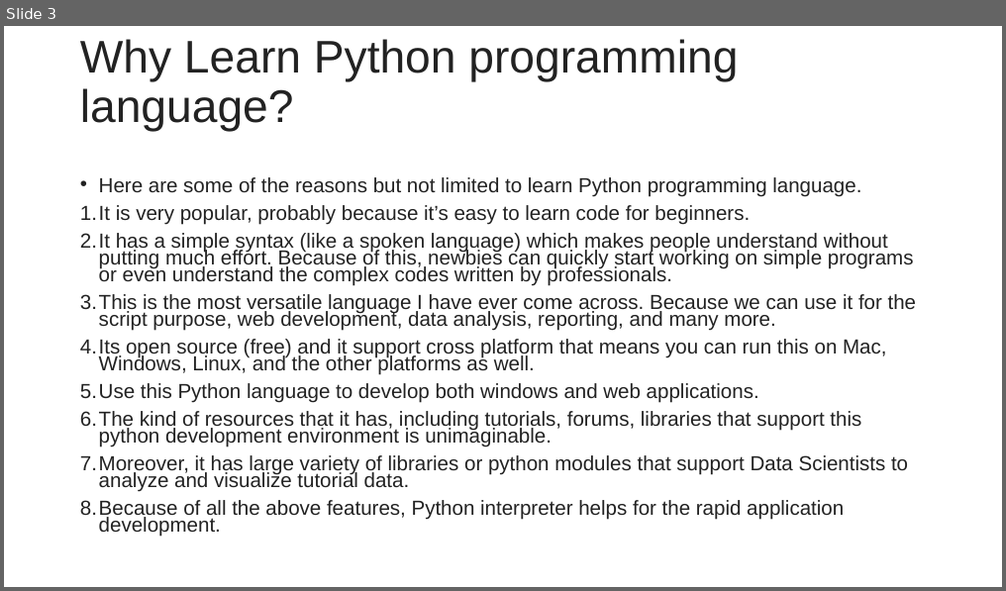
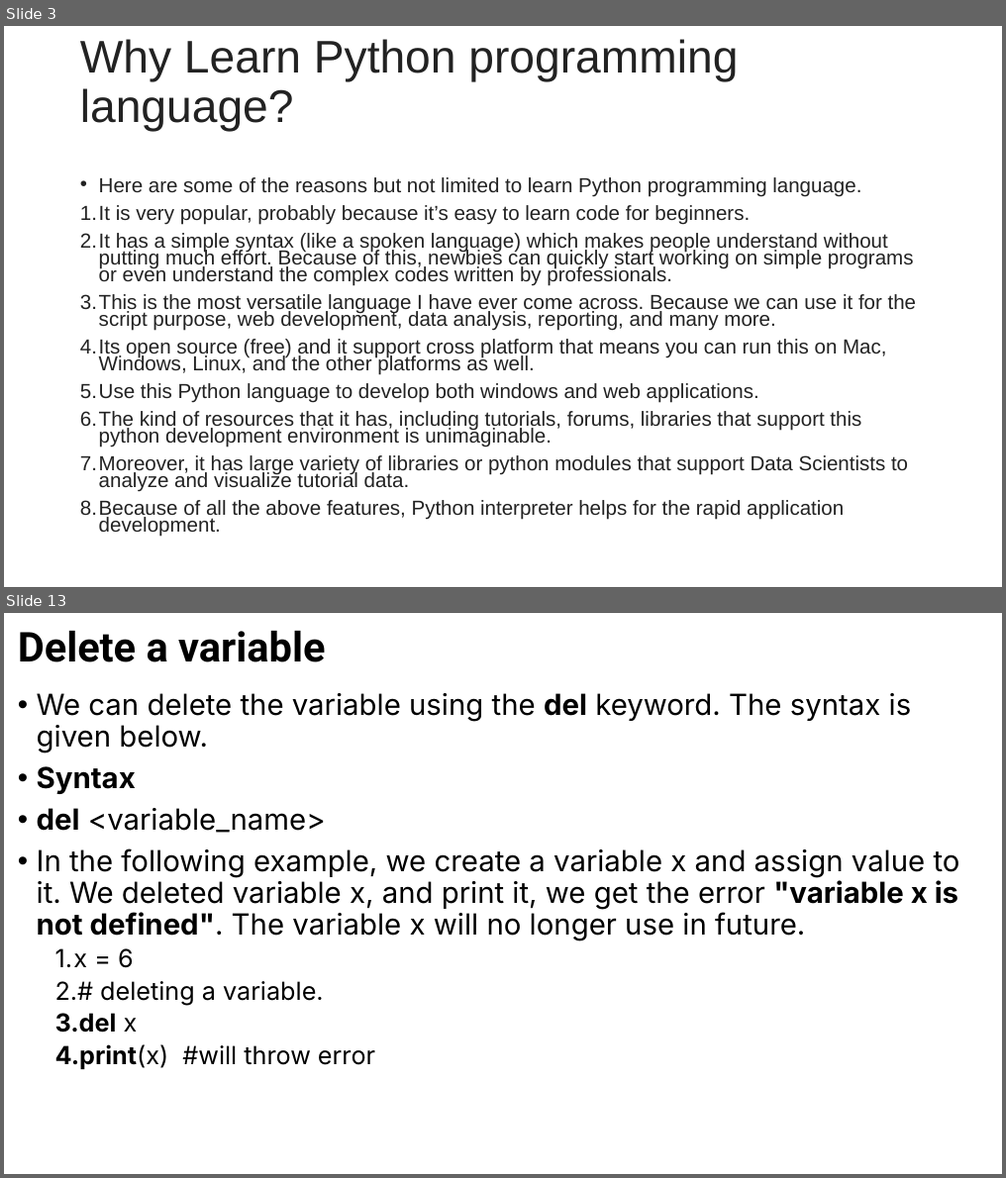
Before and after one commit to hitendradixit/Machine-Learning, a slide deck: SeesionSlides/MACHINE LEARNING Session 1.pptx. Shown one above the other, each under a label of ours: slide 3 before the commit, slides 3 and 13 after it; the slides between them are not shown. The pictures are 1006x591 and 1006x1178 pixels, drawn with LibreOffice and Linux fonts; fonts in the diff are those of the drawing. Boxes give left, top, right and bottom in pixels: in the first picture for what was removed or moved away, otherwise in the second. Text is boxed around its words. In the diff, an @@ line names an element or a change of style, - is before the commit and + after.

```diff
--- a/SeesionSlides/MACHINE LEARNING Session 1.pptx
+++ b/SeesionSlides/MACHINE LEARNING Session 1.pptx
@@ slide 13 added at [4,613,1002,1174], background #FFFFFF @@
@@ title added at [18,630,325,663], 39.6 pt, text #000000, bold @@
+Delete a variable
@@ text added at [37,693,960,1069], 28 pt, text #000000 @@
+• We can delete the variable using the del keyword. The syntax is given below.
+• Syntax
+• del <variable_name>
+• In the following example, we create a variable x and assign value to it. We deleted variable x, and print it, we get the error "variable x is not defined". The variable x will no longer use in future.
+  1. x = 6
+  2. # deleting a variable.
+  3. del x
+  4. print(x) #will throw error
```
Also in this commit, not shown: 2 slides changed, 16 other slides added, 7 slides removed.
